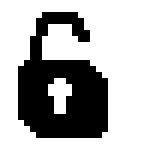
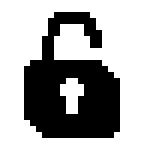
Before/after of a (144, 144) layered artwork. What changed in the layer stack:
painted on "locks" over (x1=18, y1=12, x2=120, y2=138)
hid "Background" over (x1=18, y1=12, x2=120, y2=138)
